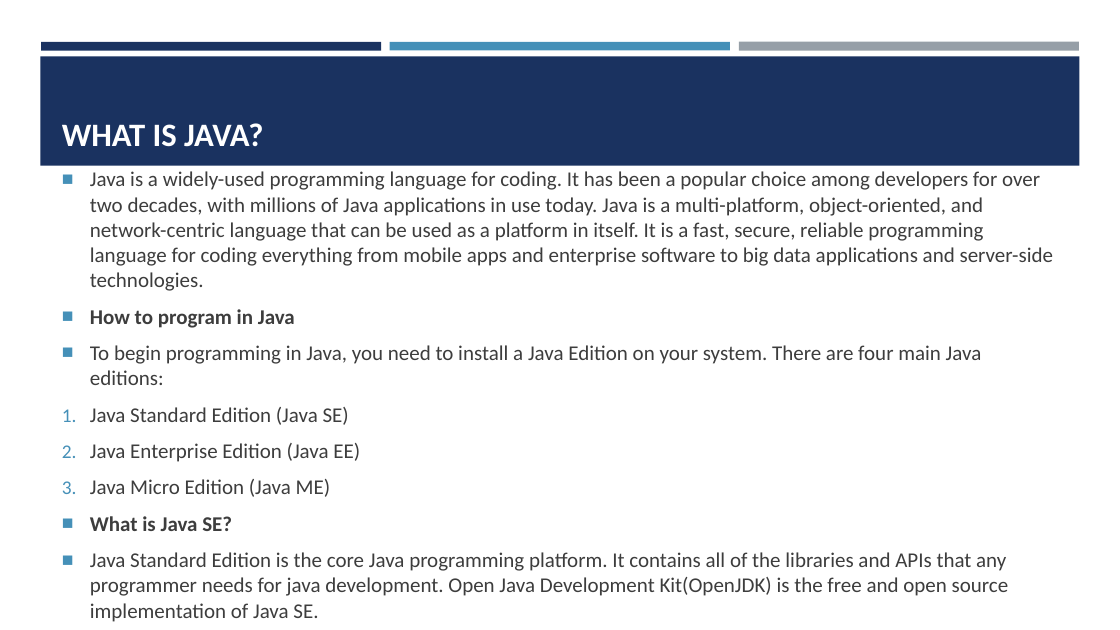
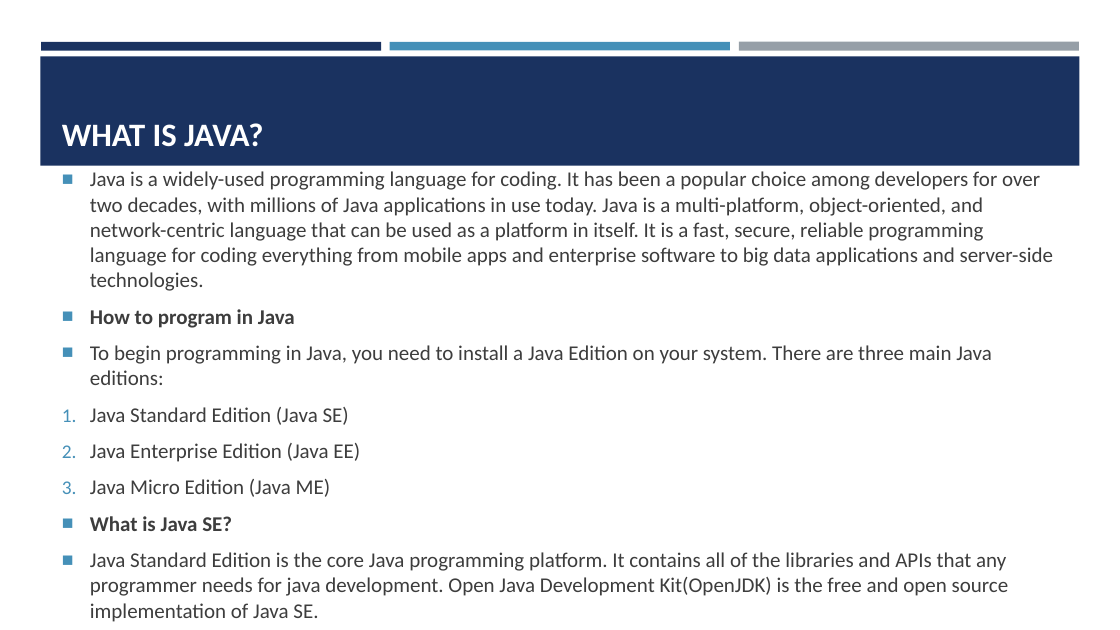
Before and after one commit to amantiwari8861/javaV1, a slide deck: slide 2 of javaSlides/Java Slides part 1.pptx. Drawn at 1120x630 pixels with LibreOffice and Linux fonts; fonts in the diff are those of the drawing. Boxes give left, top, right and bottom in pixels: in the first picture for what was removed or moved away, otherwise in the second. Text is boxed around its words. In the diff, an @@ line names an element or a change of style, - is before the commit and + after.

```diff
--- a/javaSlides/Java Slides part 1.pptx
+++ b/javaSlides/Java Slides part 1.pptx
@@ text at <box>90,345,992,385</box>: text changed @@
-■ To begin programming in Java, you need to install a Java Edition on your system. There are four main Java editions:
+■ To begin programming in Java, you need to install a Java Edition on your system. There are three main Java editions:
```
Also in this commit, not shown: 16 other files.
